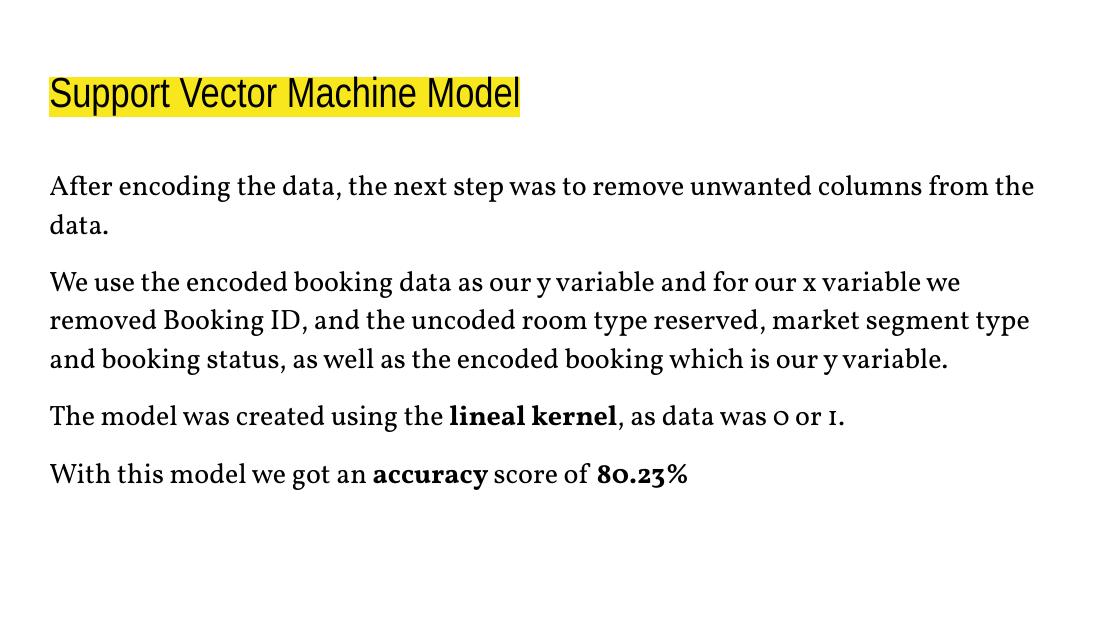
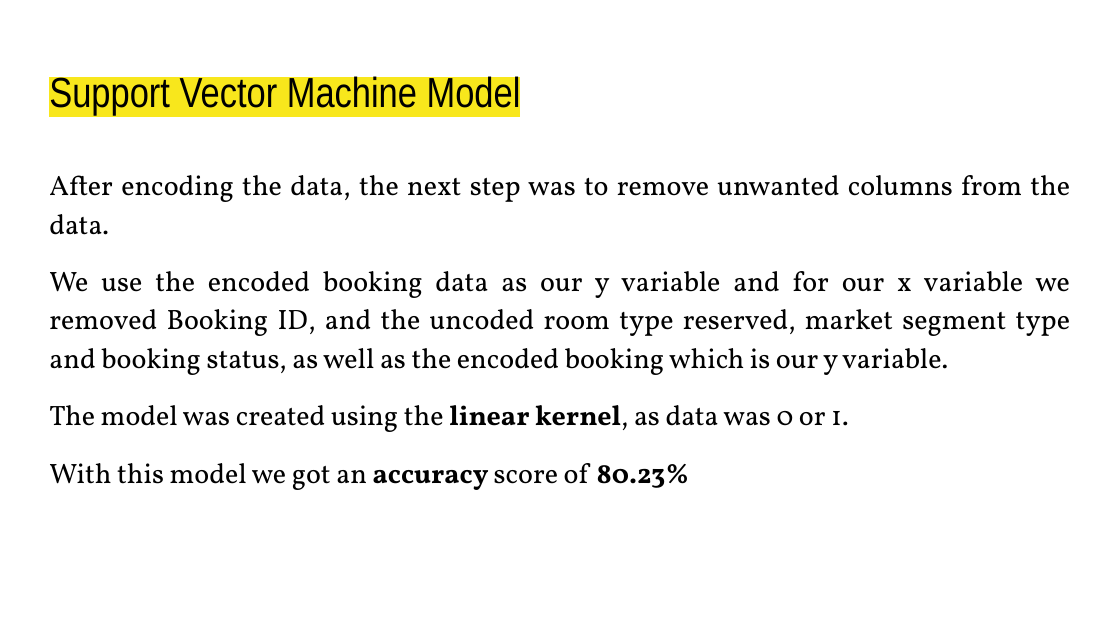
Before and after one commit to domivillacis/Hotel_reservations_analysis, a slide deck: slide 28 of Hotel_Reservations.pptx (slide 22 before the commit). Drawn at 1120x630 pixels with LibreOffice and Linux fonts; fonts in the diff are those of the drawing. Boxes give left, top, right and bottom in pixels: in the first picture for what was removed or moved away, otherwise in the second. Text is boxed around its words. In the diff, an @@ line names an element or a change of style, - is before the commit and + after.

```diff
--- a/Hotel_Reservations.pptx
+++ b/Hotel_Reservations.pptx
@@ text at box(49, 175, 1070, 490): alignment left to justified @@
@@ text at box(49, 405, 848, 432): text changed @@
-The model was created using the lineal kernel, as data was 0 or 1.
+The model was created using the linear kernel, as data was 0 or 1.
```
Also in this commit, not shown: 19 other slides changed, 15 slides added, 3 slides removed.
